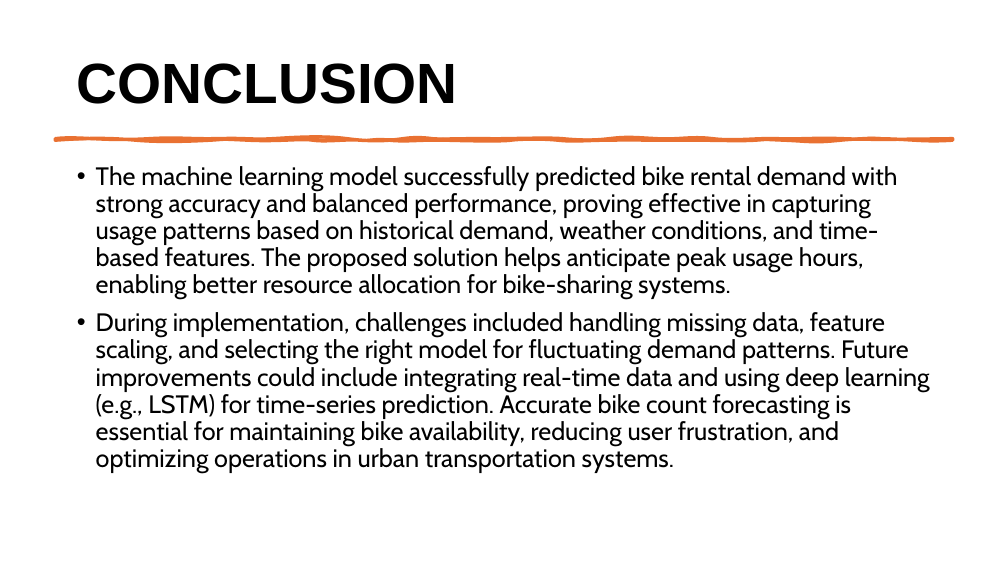
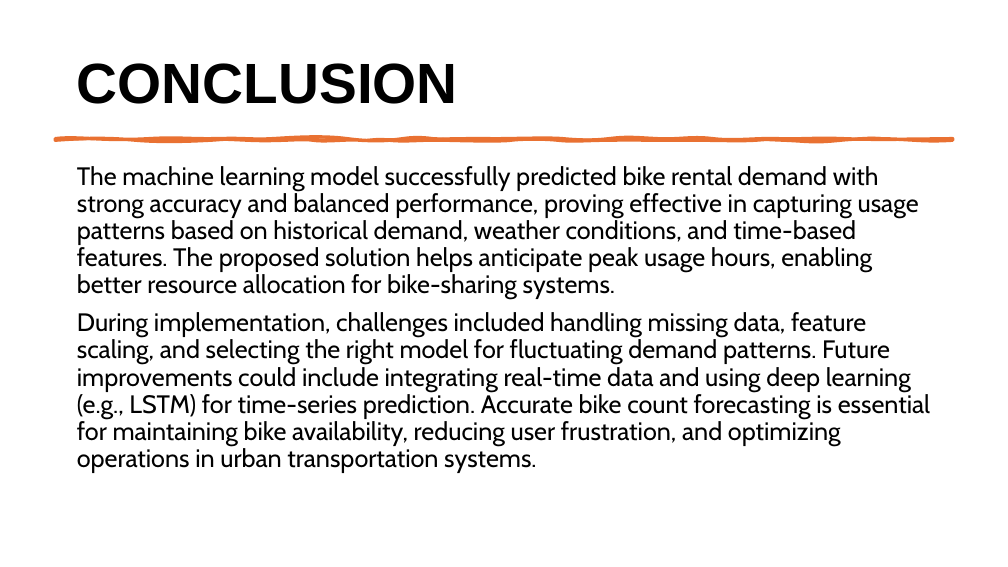
Before and after one commit to yashmane0/Employee_Absenteeism, a slide deck: slide 9 of Project_Presentation_MS_AI.pptx (slide 8 before the commit). Drawn at 1008x567 pixels with LibreOffice and Linux fonts; fonts in the diff are those of the drawing. Boxes give left, top, right and bottom in pixels: in the first picture for what was removed or moved away, otherwise in the second. Text is boxed around its words. In the diff, an @@ line names an element or a change of style, - is before the commit and + after.

```diff
--- a/Project_Presentation_MS_AI.pptx
+++ b/Project_Presentation_MS_AI.pptx
@@ text "The machine learning model successfully ..." at [77,166,930,473]: bullet • to none @@
```
Also in this commit, not shown: 2 other slides changed, 1 slide added, 3 other files.
